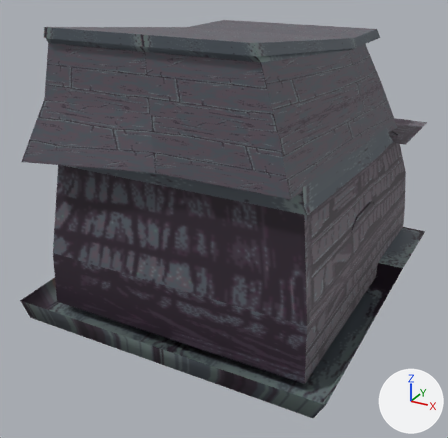
Renders of the COLLADA model map_inside.dae from each side of a commit.
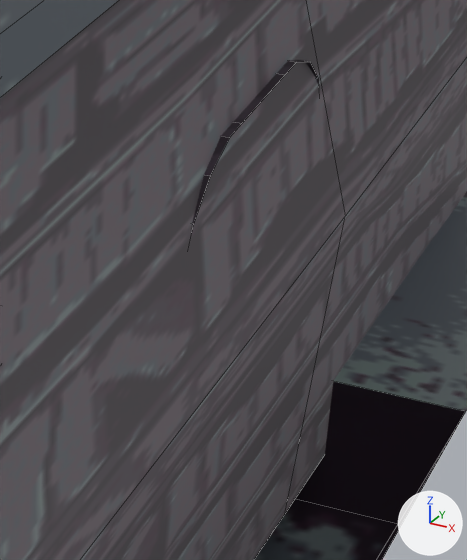
Each version appears first whole from a 50 mm camera at (0.982, -2.288, 1.019) aimed at (0.048, -0.591, 0.17), and next in a close-up on the part from 70% to 90% of the width and 44% to 68% of the height. Lighting does not change. The marker at lower right points along +X, +Y and +Z. The close-ups show mesh edges as thin lines. Vertices at the same position are counted once.

Script lines for the objects in view, before the commit:
```python
me_cube2_copy31_0 = bpy.data.meshes.new('Cube2_copy31-0')
me_cube2_copy31_0.from_pydata(...)  # 324 vertices, 246 faces; spans x -0.429..0.609, y -1.086..0.148, z -0.093..0.832
me_cube2_copy31_0.materials.append(mat_sprite_sheet)  # picture img_spritesheet_32bitb4h_6_png
ob_cube2_copy31_0 = bpy.data.objects.new('Cube2_copy31-0', me_cube2_copy31_0)
ob_cube2_copy31_0.location = (0.0, 0.0, 0.0)
```
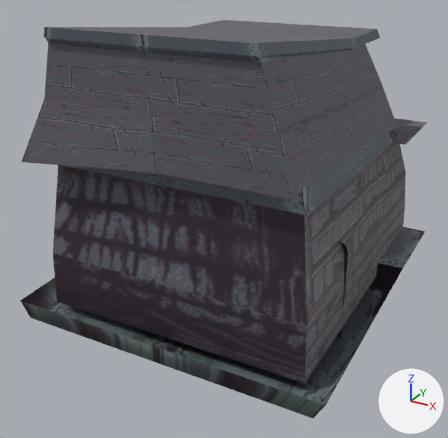
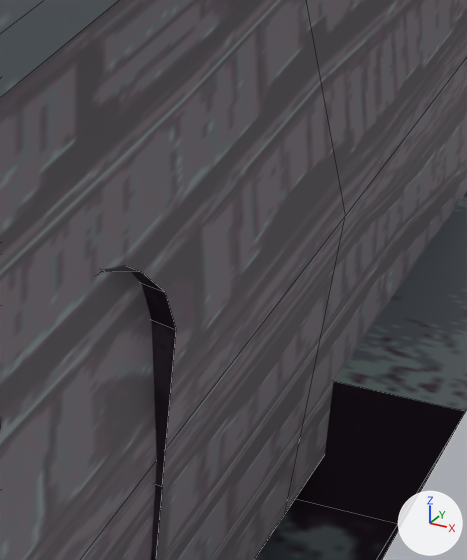
The change, as a diff of the scene's bpy script:
```diff
--- a/map_inside.dae.py
+++ b/map_inside.dae.py
@@ me_cube2_copy31_0 @@
 me_cube2_copy31_0.from_pydata(...)  # 324 vertices, 246 faces; spans x -0.429..0.609, y -1.086..0.148, z -0.093..0.832
 # used by ob_cube2_copy31_0; location = (0.0, 0.0, 0.0)
+# me_cube2_copy31_0 part 1: the loose piece of 38 vertices spanning x 0.391..0.505, y -0.648..-0.377, z -0.085..0.269 is turned -17.5 degrees about the z axis through its middle, then moved by (-0.02, -0.313, 0.0)
 me_cube2_copy31_0.materials.append(mat_sprite_sheet)
```

Location of each change, (x1, y1, x2, y2) in pixels of the close-ups (467 x 560 px; the box of a moved part takes in the faces that stretch with it):
part 1 of me_cube2_copy31_0, moved or reshaped
    before: (191, 60, 319, 234)
    after: (98, 265, 176, 560)
